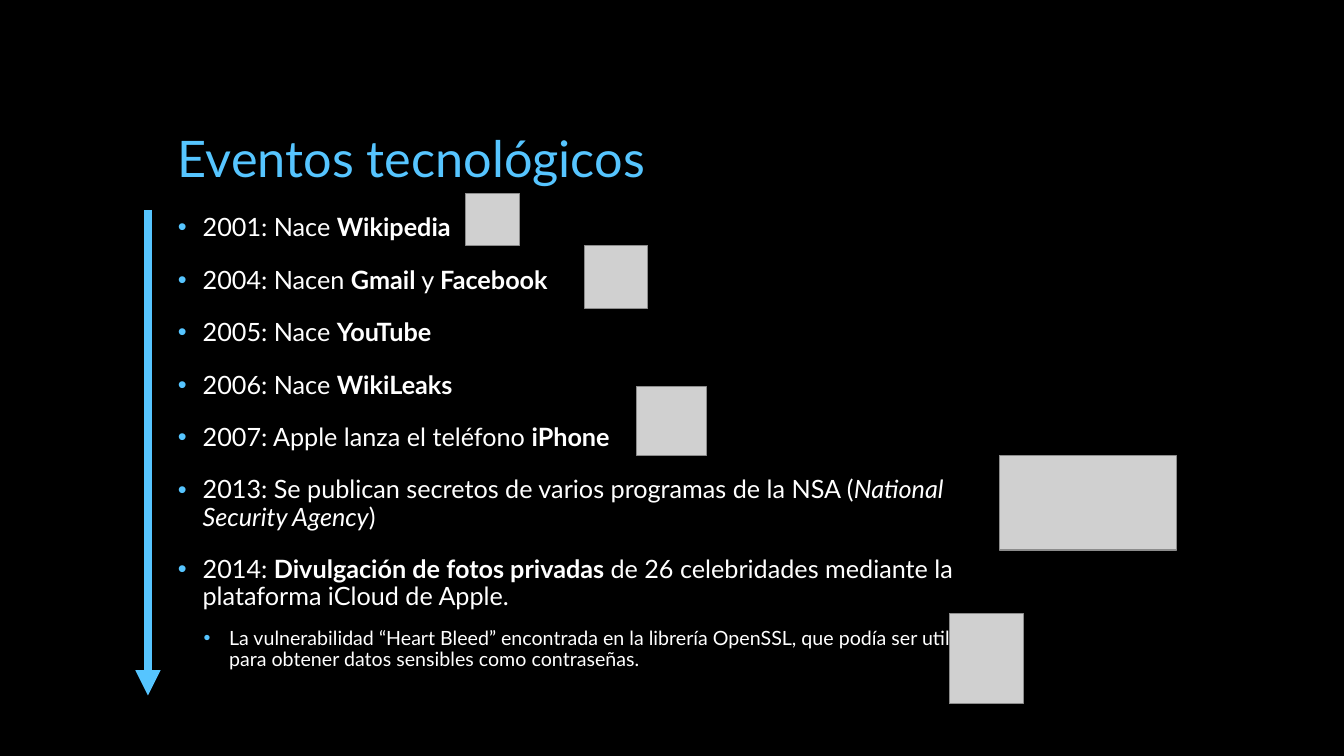
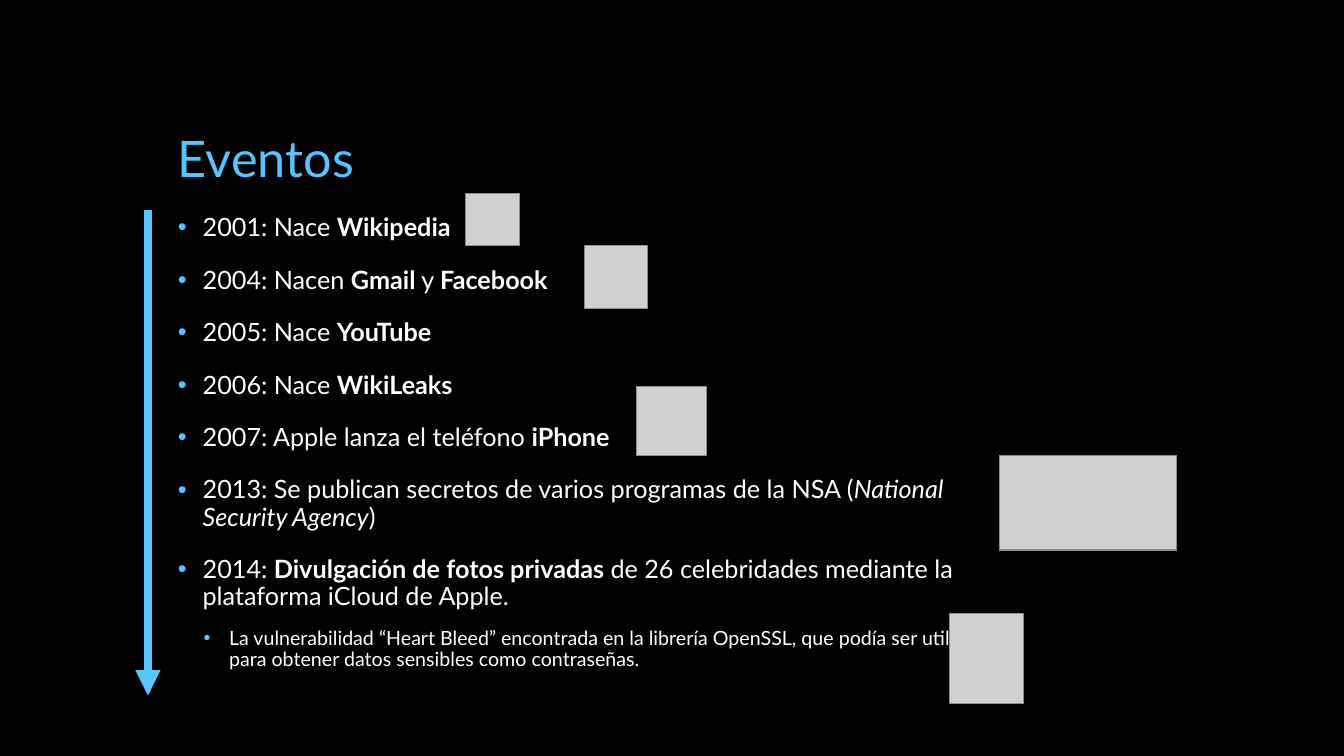
Before and after one commit to miparnisari/implantaciondesistemas, a slide deck: slide 27 of Presentacion/Fuga de Información.pptx. Drawn at 1344x756 pixels with LibreOffice and Linux fonts; fonts in the diff are those of the drawing; grey boxes stand for pictures; background and template pictures are left out. Boxes give left, top, right and bottom in pixels: in the first picture for what was removed or moved away, otherwise in the second. Text is boxed around its words. In the diff, an @@ line names an element or a change of style, - is before the commit and + after.

```diff
--- a/Presentacion/Fuga de Información.pptx
+++ b/Presentacion/Fuga de Información.pptx
@@ title at box(178, 141, 354, 178): text changed @@
-Eventos tecnológicos
+Eventos
```
Also in this commit, not shown: 1 other slide changed, 1 slide added.
